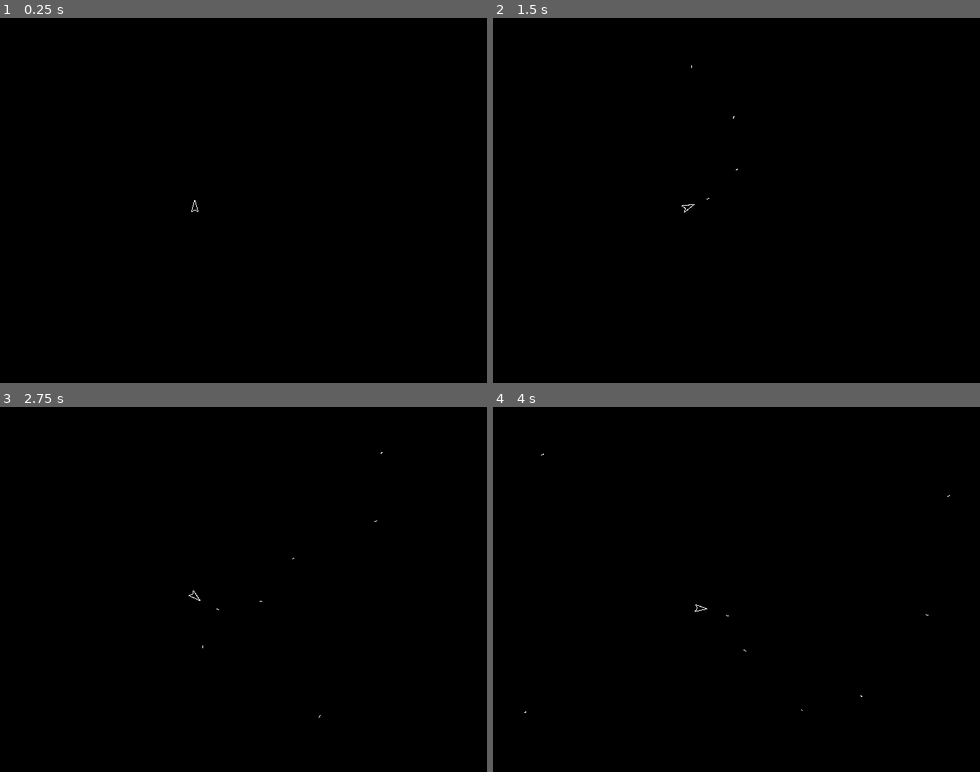
Above: before the commit, frames 1-4 (two rows, left to right).
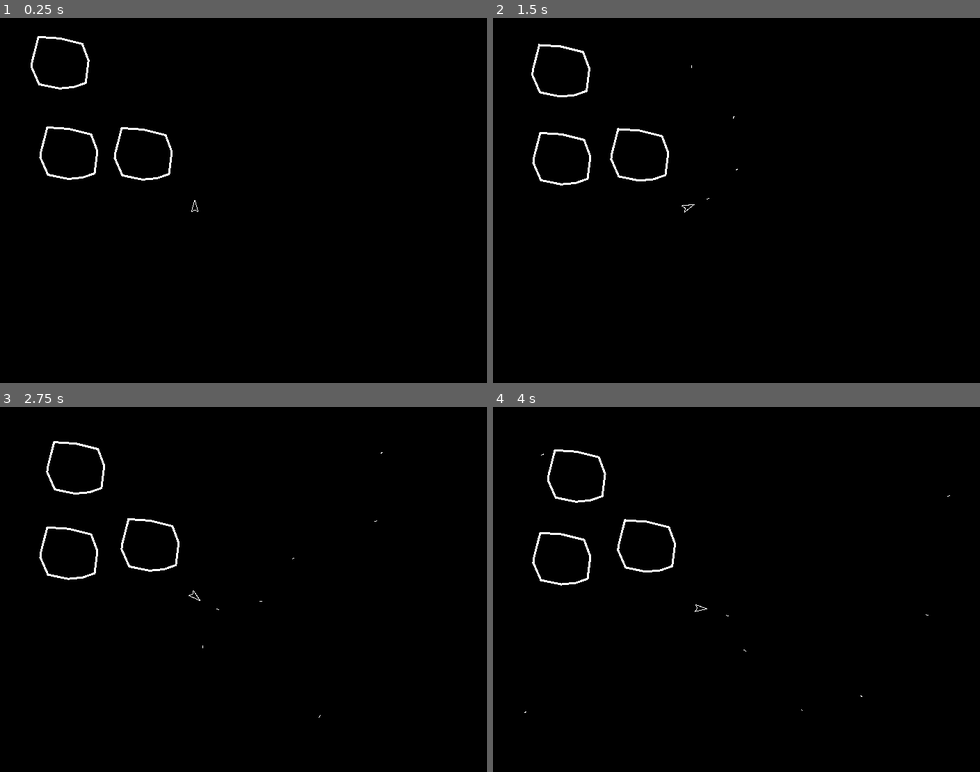
Above: after the commit, the same moments.

Repository: jakemeinershagen/rocky-comets
Game: Godot game, scene res://scenes/world.tscn
The game is run twice, just before and just after one commit, with the same random seed, the same clock (stepped at 60 frames per second) and the same inputs.
Inputs:
- Up to frame 1 (0.25 s): no input
- Up to frame 2 (1.5 s): hold D (right) 0.53-1.28 s; hold Space (fire) 0.53-1.28 s; hold S (down) from 1.28 s (still down); tap Space (fire) at 1.35 s
- Up to frame 3 (2.75 s): release S (down) at 2.03 s; hold D (right) from 2.03 s (still down); hold Space (fire) from 2.03 s (still down)
- Up to frame 4 (4 s): release D (right) at 2.78 s; release Space (fire) at 2.78 s; hold W (up) 2.78-3.53 s; tap Space (fire) at 2.85 s; hold A (left) from 3.53 s (still down); hold Space (fire) from 3.53 s (still down)

The runs differ from the first frame. In frame 1, 0.6% of the frame differs, in the area x 6-36%, y 4-45%; in frame 2, 0.6%, in the area x 7-37%, y 7-46%; in frame 3, 0.6%; in frame 4, 0.6%.

Commit message:
asteroids spawning

Diff:
--- /dev/null
+++ b/scenes/asteroid.tscn
@@ -0,0 +1,25 @@
+[gd_scene load_steps=2 format=3 uid="uid://djnv4ufrhmmvk"]
+
+[ext_resource type="Script" path="res://scripts/asteroid.gd" id="1_5l0bs"]
+
+[node name="Asteroid" type="CharacterBody2D"]
+collision_layer = 2
+collision_mask = 2
+script = ExtResource("1_5l0bs")
+
+[node name="Line2D" type="Line2D" parent="."]
+points = PackedVector2Array(-40, -7, -31, -42, 0, -40, 32, -32, 41, -8, 37, 24, 20, 30, -1, 32, -30, 26, -41, 1)
+closed = true
+width = 3.0
+
+[node name="CollisionPolygon2D" type="CollisionPolygon2D" parent="."]
+polygon = PackedVector2Array(-40, -7, -31, -42, 0, -40, 32, -32, 41, -8, 37, 24, 20, 30, -1, 32, -30, 26, -41, 1)
+
+[node name="Area2D" type="Area2D" parent="."]
+collision_layer = 0
+collision_mask = 4
+
+[node name="CollisionPolygon2D2" type="CollisionPolygon2D" parent="Area2D"]
+polygon = PackedVector2Array(-40, -7, -31, -42, 0, -40, 32, -32, 41, -8, 37, 24, 20, 30, -1, 32, -30, 26, -41, 1)
+
+[connection signal="body_entered" from="Area2D" to="." method="_on_area_2d_body_entered"]
--- /dev/null
+++ b/scenes/asteroid_spawner.tscn
@@ -0,0 +1,8 @@
+[gd_scene load_steps=3 format=3 uid="uid://cinexmnanudpp"]
+
+[ext_resource type="Script" path="res://scripts/asteroid_spawner.gd" id="1_ywyob"]
+[ext_resource type="PackedScene" uid="uid://djnv4ufrhmmvk" path="res://scenes/asteroid.tscn" id="2_hxccg"]
+
+[node name="AsteroidSpawner" type="Node2D"]
+script = ExtResource("1_ywyob")
+asteroid_scn = ExtResource("2_hxccg")
--- a/scenes/bullet.tscn
+++ b/scenes/bullet.tscn
@@ -8,7 +8,7 @@
 
 [node name="Bullet" type="CharacterBody2D"]
 collision_layer = 4
-collision_mask = 2
+collision_mask = 0
 script = ExtResource("1_anpfq")
 
 [node name="Line2D" type="Line2D" parent="."]
--- a/scenes/world.tscn
+++ b/scenes/world.tscn
@@ -1,6 +1,7 @@
-[gd_scene load_steps=2 format=3 uid="uid://c3o6yrhlucygs"]
+[gd_scene load_steps=3 format=3 uid="uid://c3o6yrhlucygs"]
 
 [ext_resource type="PackedScene" uid="uid://bgfel2gviijwi" path="res://scenes/ship.tscn" id="1_rtll7"]
+[ext_resource type="PackedScene" uid="uid://cinexmnanudpp" path="res://scenes/asteroid_spawner.tscn" id="2_y3bhf"]
 
 [node name="World" type="Node2D"]
 
@@ -17,3 +18,5 @@
 
 [node name="CharacterBody2D" parent="." instance=ExtResource("1_rtll7")]
 position = Vector2(280, 272)
+
+[node name="AsteroidSpawner" parent="." instance=ExtResource("2_y3bhf")]
--- /dev/null
+++ b/scripts/asteroid.gd
@@ -0,0 +1,26 @@
+extends CharacterBody2D
+
+var speed = 100
+
+@onready var screen_size = get_viewport_rect().size
+
+func _ready() -> void:
+	velocity = Vector2(
+		randf(),
+		randf()
+	) * speed
+
+
+func _physics_process(_delta: float) -> void:
+	position.x = wrapf(position.x, 0, screen_size.x)
+	position.y = wrapf(position.y, 0, screen_size.y)
+
+	move_and_slide()
+
+
+func _on_area_2d_body_entered(body: Node2D) -> void:
+	if body is Bullet:
+		body.queue_free()
+		queue_free()
+		if scale.x > .26:
+			get_parent().spawn_split(position, scale * .5, speed + 20)
--- /dev/null
+++ b/scripts/asteroid_spawner.gd
@@ -0,0 +1,26 @@
+extends Node2D
+
+@export var asteroid_scn: PackedScene
+
+@onready var screen_size = get_viewport_rect().size
+
+func _ready() -> void:
+	for i in range(0, 3):
+		var pos = Vector2(
+			randi_range(0, screen_size.x),
+			randi_range(0, screen_size.y)
+		)
+		spawn_asteroid(pos)
+
+
+func spawn_split(position, scale, speed):
+	spawn_asteroid(position - Vector2.ONE * 20, scale, speed)
+	spawn_asteroid(position + Vector2.ONE * 20, scale, speed)
+
+
+func spawn_asteroid(position, scale = Vector2(1, 1), speed = 10):
+	var new_ast = asteroid_scn.instantiate()
+	new_ast.position = position
+	new_ast.scale = scale
+	new_ast.speed = speed
+	add_child(new_ast)
--- a/scripts/ship.gd
+++ b/scripts/ship.gd
@@ -35,7 +35,6 @@
 	if collision:
 		var coll_body = collision.get_collider()
 		if coll_body is Bullet:
-			print("ded")
 			coll_body.queue_free()
 
 
@@ -45,3 +44,7 @@
 	new_bullet.direction = -transform.y
 	get_parent().add_child(new_bullet)
 	shot_cooldown.start()
+
+
+func die():
+	print("ded")
